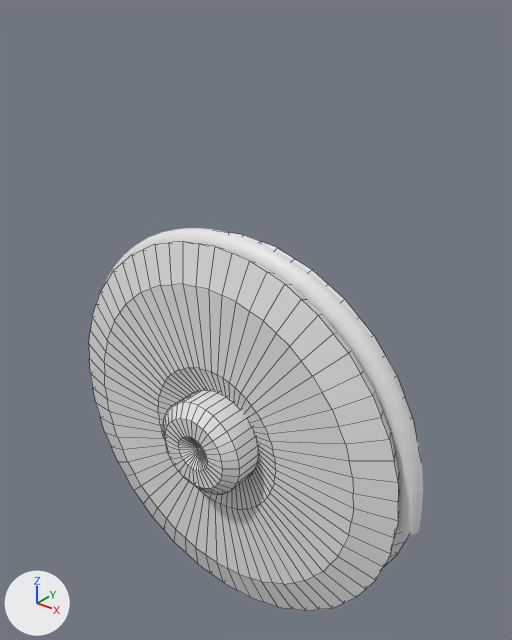
Renders of the Blender file Assets/Objects/Blocks1.blend from each side of a commit.
The view is the same before and after, from a 50 mm camera at (1.98, -2.29, 2.07) aimed at (0.05, 0.12, 0.57). Every picture has the same lights, and +X, +Y and +Z are marked at lower left. Mesh edges are drawn as thin lines on the coarser meshes.

The first picture shows 'Klin', 'Kolo', 'Lina Zakrzywiona'.
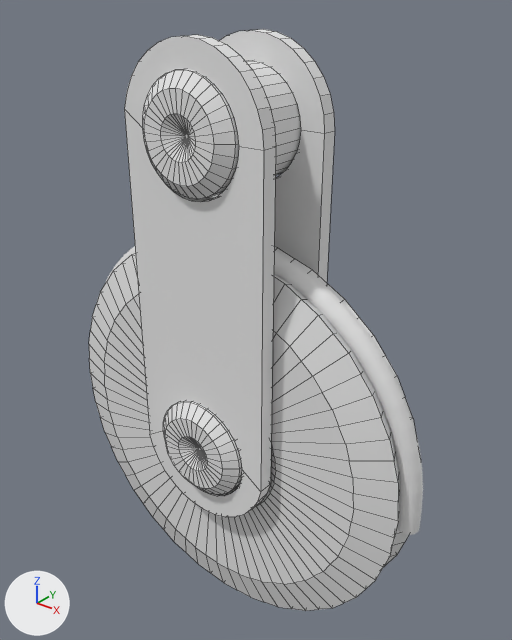
Boxes [x1, y1, x2, y2] around the edits, measured in the pictures (512 x 640 px):
```json
{"object": "Chwytak F", "change": "added", "after": [124, 35, 276, 517]}
{"object": "Klin_Dolny_Cylinder.016", "change": "added", "after": [143, 60, 301, 199]}
{"object": "Chwytak B", "change": "added", "after": [209, 29, 335, 283]}
```

Scene script edits in JSON lines:
```json
{"op": "add", "block": "mat_none", "code": ["mat_none = diffuse_material('None')", "mat_none.base_color = (0.8, 0.8, 0.8)  # white #e7e7e7"]}
{"op": "add", "block": "me_klin_dolny_cylinder_016", "code": ["me_klin_dolny_cylinder_016 = bpy.data.meshes.new('Klin_Dolny_Cylinder.016')", "me_klin_dolny_cylinder_016.from_pydata(...)  # 256 vertices, 226 faces; spans x -0.25..0.25, y -0.25..0.25, z -0.3..0.3", "me_klin_dolny_cylinder_016.materials.append(mat_none)  # white #e7e7e7"]}
{"op": "add", "block": "me_chwytak_cube_010", "code": ["me_chwytak_cube_010 = bpy.data.meshes.new('Chwytak_Cube.010')", "me_chwytak_cube_010.from_pydata(...)  # 190 vertices, 101 faces; spans x -0.37..0.38, y -1.13..1.12, z -0.24..-0.16", "me_chwytak_cube_010.materials.append(mat_none)  # white #e7e7e7"]}
{"op": "add", "block": "me_chwytak_cube_000", "code": ["me_chwytak_cube_000 = bpy.data.meshes.new('Chwytak_Cube.000')", "me_chwytak_cube_000.from_pydata(...)  # 190 vertices, 101 faces; spans x -0.37..0.38, y -1.13..1.12, z 0.16..0.24", "me_chwytak_cube_000.materials.append(mat_none)  # white #e7e7e7"]}
{"op": "add", "block": "ob_klin_dolny_cylinder_016", "code": ["ob_klin_dolny_cylinder_016 = bpy.data.objects.new('Klin_Dolny_Cylinder.016', me_klin_dolny_cylinder_016)", "ob_klin_dolny_cylinder_016.location = (0.0, 0.0, 1.5)", "ob_klin_dolny_cylinder_016.rotation_euler = (1.571, 0.0, 0.0)  # degrees (90, 0, 0)"]}
{"op": "add", "block": "ob_chwytak_b", "code": ["ob_chwytak_b = bpy.data.objects.new('Chwytak B', me_chwytak_cube_010)", "ob_chwytak_b.location = (0.0, 0.0, 0.75)", "ob_chwytak_b.rotation_euler = (1.571, 0.0, 0.0)  # degrees (90, 0, 0)"]}
{"op": "add", "block": "ob_chwytak_f", "code": ["ob_chwytak_f = bpy.data.objects.new('Chwytak F', me_chwytak_cube_000)", "ob_chwytak_f.location = (0.0, 0.0, 0.75)", "ob_chwytak_f.rotation_euler = (1.571, 0.0, 0.0)  # degrees (90, 0, 0)"]}
```
